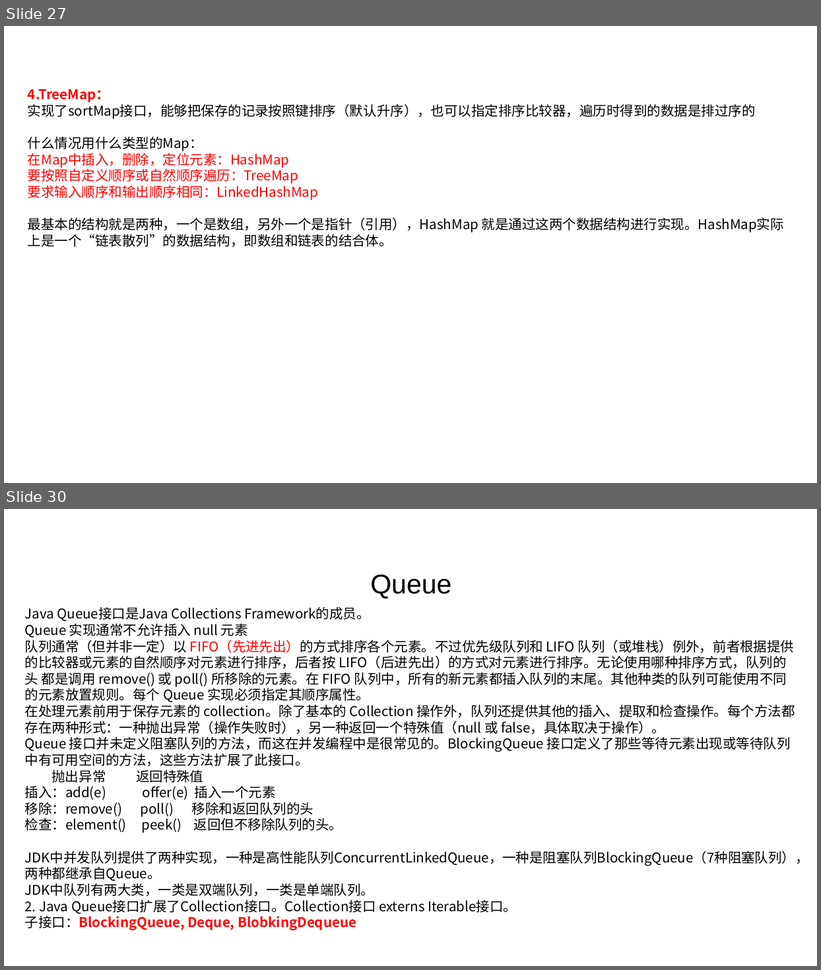
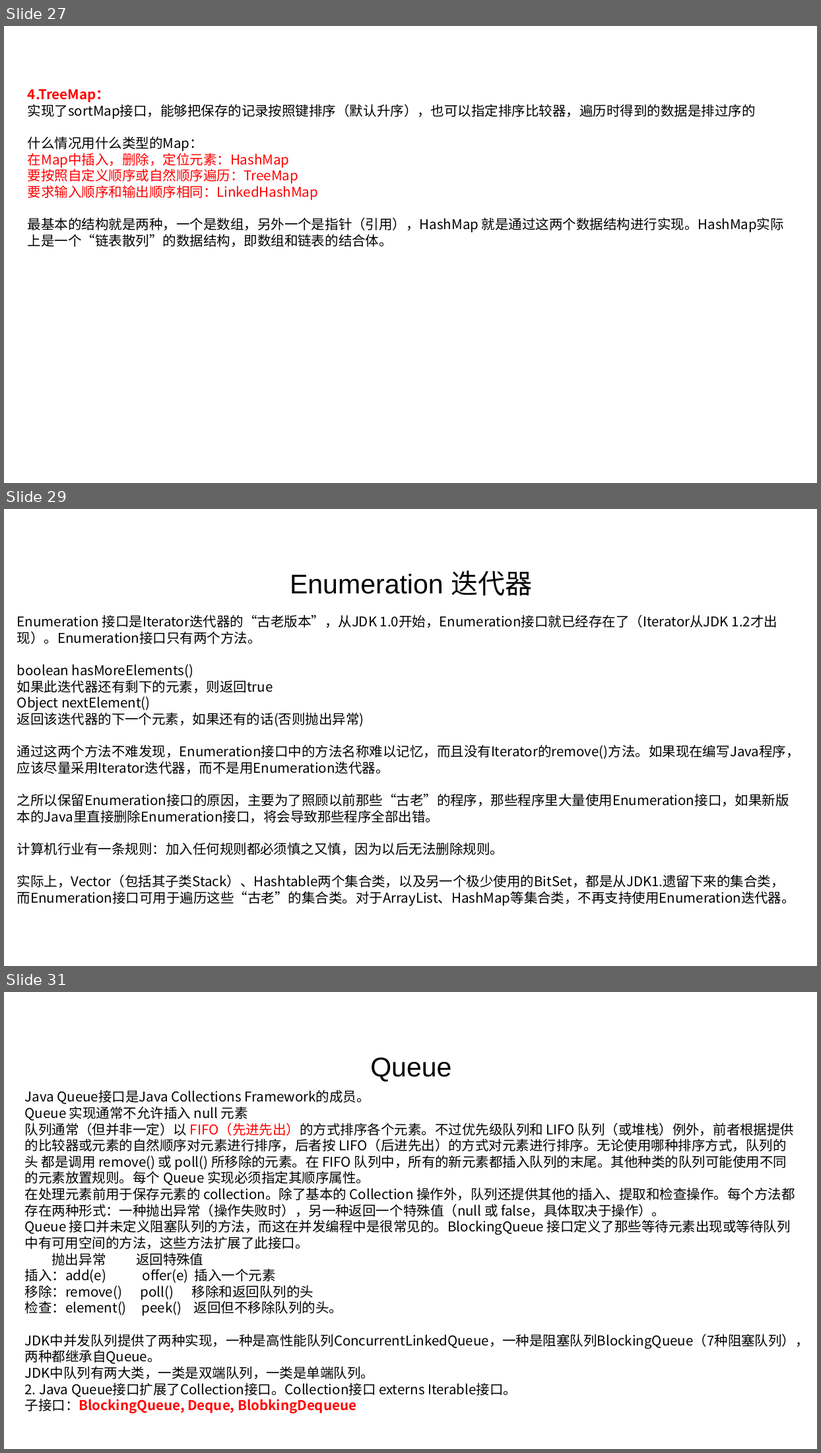
Before and after one commit to linkknown/PPT, a slide deck: 基础PPT/第7章：Java集合操作.pptx. Shown one above the other, each under a label of ours: slides 27 and 30 before the commit, slides 27, 29 and 31 after it; the slides between them are not shown. The pictures are 821x970 and 821x1453 pixels, drawn with LibreOffice and Linux fonts; fonts in the diff are those of the drawing; background and template pictures are left out. Boxes give left, top, right and bottom in pixels: in the first picture for what was removed or moved away, otherwise in the second. Text is boxed around its words. In the diff, an @@ line names an element or a change of style, - is before the commit and + after.

```diff
--- a/基础PPT/第7章：Java集合操作.pptx
+++ b/基础PPT/第7章：Java集合操作.pptx
@@ slide 29 added at <box>4,509,817,966</box>, background picture (left out) @@
@@ text added at <box>290,570,533,596</box>, 32 pt, text #000000 @@
+Enumeration 迭代器
@@ text added at <box>17,615,800,906</box>, 16 pt, text #000000 @@
+Enumeration 接口是Iterator迭代器的“古老版本”，从JDK 1.0开始，Enumeration接口就已经存在了（Iterator从JDK 1.2才出现）。Enumeration接口只有两个方法。
+boolean hasMoreElements()
+如果此迭代器还有剩下的元素，则返回true
+Object nextElement()
+返回该迭代器的下一个元素，如果还有的话(否则抛出异常)
+通过这两个方法不难发现，Enumeration接口中的方法名称难以记忆，而且没有Iterator的remove()方法。如果现在编写Java程序，应该尽量采用Iterator迭代器，而不是用Enumeration迭代器。
+之所以保留Enumeration接口的原因，主要为了照顾以前那些“古老”的程序，那些程序里大量使用Enumeration接口，如果新版本的Java里直接删除Enumeration接口，将会导致那些程序全部出错。
+计算机行业有一条规则：加入任何规则都必须慎之又慎，因为以后无法删除规则。
+实际上，Vector（包括其子类Stack）、Hashtable两个集合类，以及另一个极少使用的BitSet，都是从JDK1.遗留下来的集合类，而Enumeration接口可用于遍历这些“古老”的集合类。对于ArrayList、HashMap等集合类，不再支持使用Enumeration迭代器。
@@ what was slide 30 is now slide 31 @@
```
Also in this commit, not shown: 5 slides changed, 1 other slide added, 1 other file.
